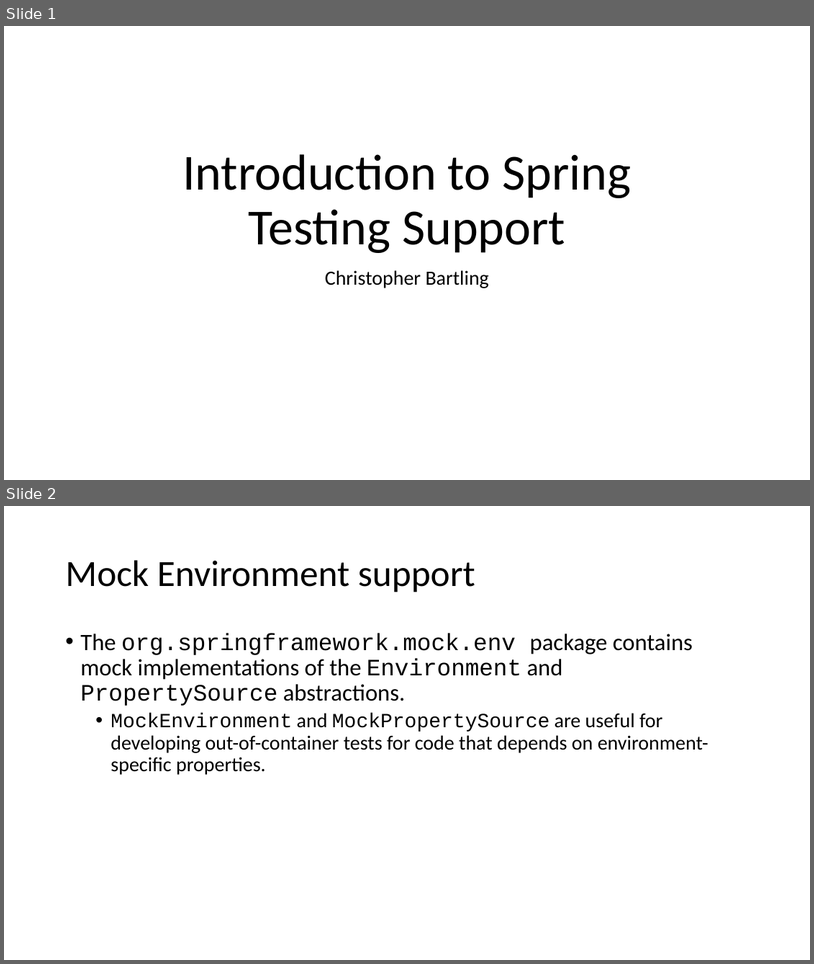
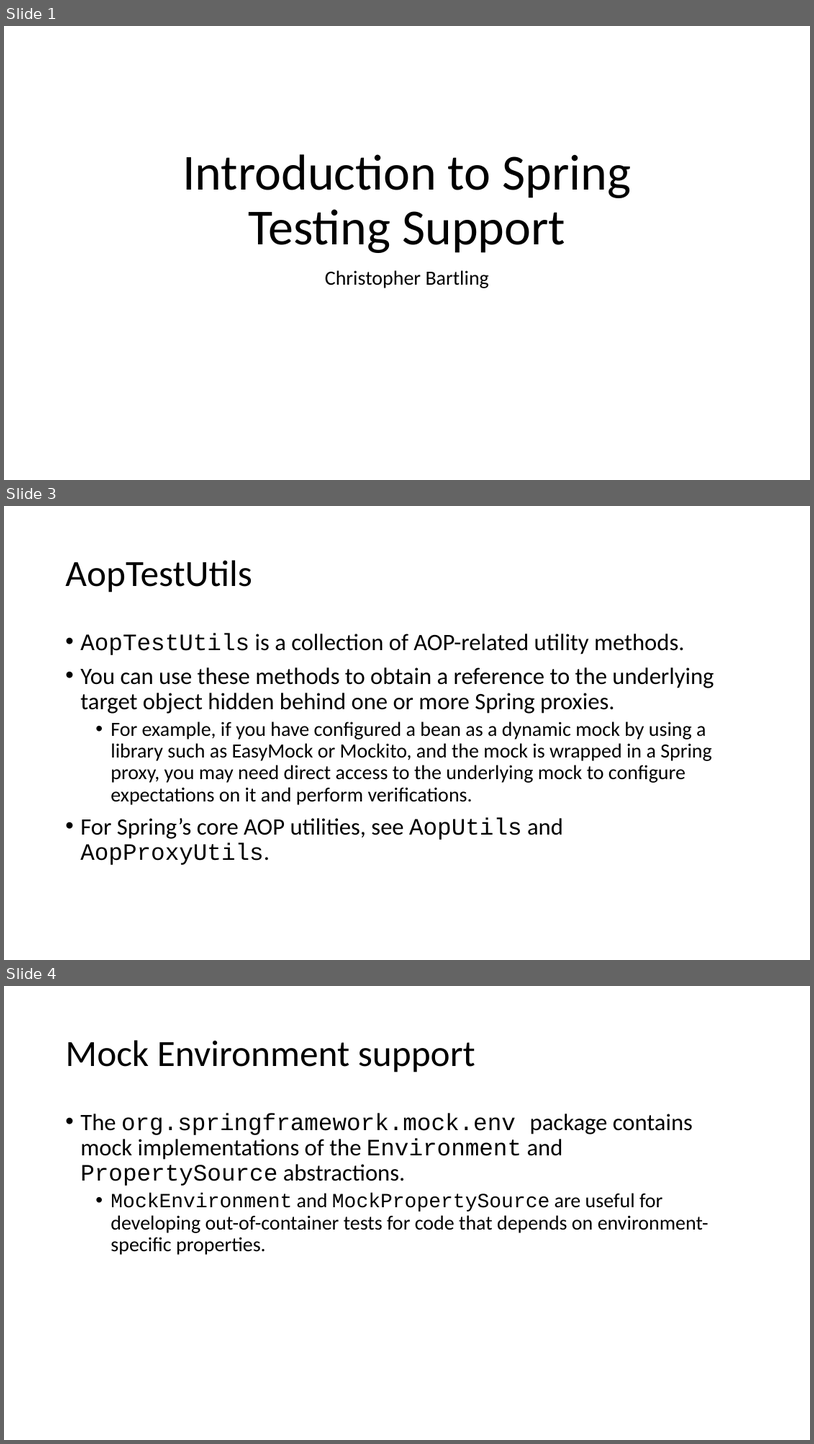
Before and after one commit to cebartling/test-driven, a slide deck: presentations/Introduction to Spring Framework Testing.pptx. Shown one above the other, each under a label of ours: slides 1 and 2 before the commit, slides 1, 3 and 4 after it; the slides between them are not shown. The pictures are 814x964 and 814x1444 pixels, drawn with LibreOffice and Linux fonts; fonts in the diff are those of the drawing. Boxes give left, top, right and bottom in pixels: in the first picture for what was removed or moved away, otherwise in the second. Text is boxed around its words. In the diff, an @@ line names an element or a change of style, - is before the commit and + after.

Commit message:
Updates to Spring Framework testing support presentation

```diff
--- a/presentations/Introduction to Spring Framework Testing.pptx
+++ b/presentations/Introduction to Spring Framework Testing.pptx
@@ slide 3 added at box(4, 506, 810, 960), background #FFFFFF @@
@@ title added at box(65, 560, 252, 592), 44 pt, text #000000 @@
+AopTestUtils
@@ text added at box(80, 633, 714, 865), 24 pt, text #000000 @@
+• AopTestUtils is a collection of AOP-related utility methods.
+• You can use these methods to obtain a reference to the underlying target object hidden behind one or more Spring proxies.
+  • For example, if you have configured a bean as a dynamic mock by using a library such as EasyMock or Mockito, and the mock is wrapped in a Spring proxy, you may need direct access to the underlying mock to configure expectations on it and perform verifications.
+• For Spring’s core AOP utilities, see AopUtils and AopProxyUtils.
@@ what was slide 2 is now slide 4 @@
```
Also in this commit, not shown: 1 slide changed, 3 other slides added, 2 slides removed.
